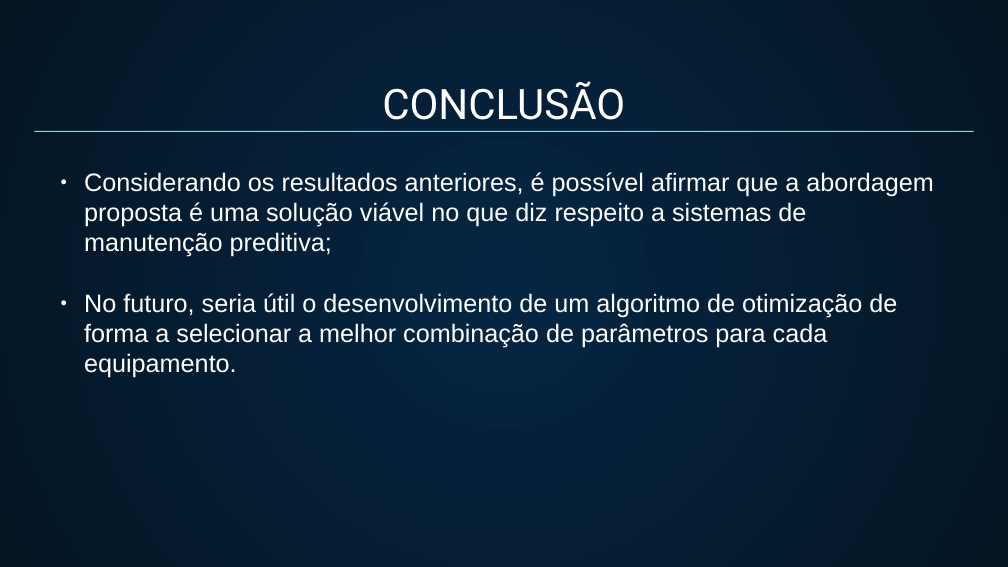
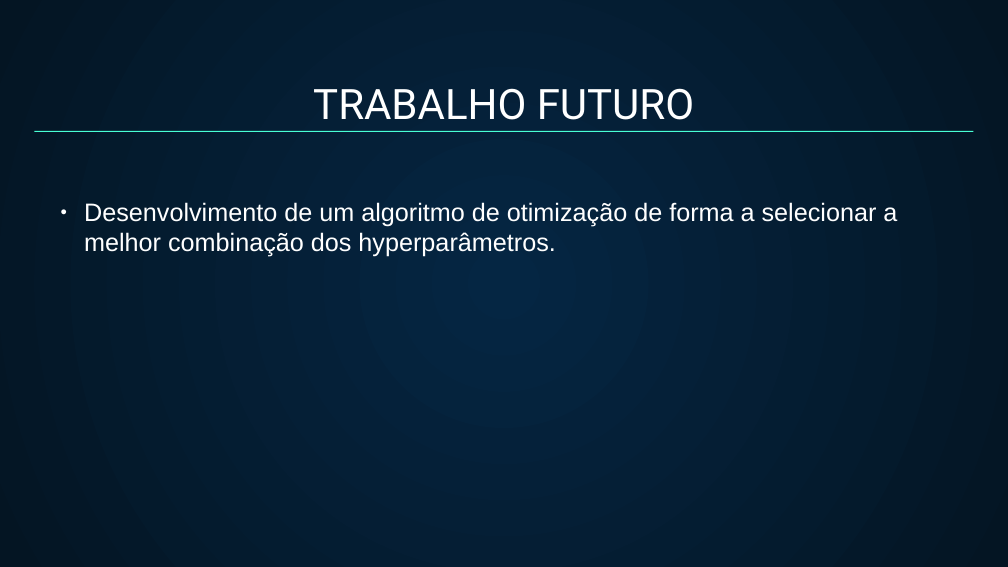
Before and after one commit to DanielCoelho112/master_thesis_document, a slide deck: slide 27 of defesa_tese/presentation.pptx (slide 24 before the commit). Drawn at 1008x567 pixels with LibreOffice and Linux fonts; fonts in the diff are those of the drawing. Boxes give left, top, right and bottom in pixels: in the first picture for what was removed or moved away, otherwise in the second. Text is boxed around its words. In the diff, an @@ line names an element or a change of style, - is before the commit and + after.

```diff
--- a/defesa_tese/presentation.pptx
+++ b/defesa_tese/presentation.pptx
@@ text at [313, 88, 694, 120]: text changed @@
-CONCLUSÃO
+TRABALHO FUTURO
@@ text at [84, 202, 897, 257]: text changed @@
-● Considerando os resultados anteriores, é possível afirmar que a abordagem proposta é uma solução viável no que diz respeito a sistemas de manutenção preditiva;
-● No futuro, seria útil o desenvolvimento de um algoritmo de otimização de forma a selecionar a melhor combinação de parâmetros para cada equipamento.
+● Desenvolvimento de um algoritmo de otimização de forma a selecionar a melhor combinação dos hyperparâmetros.
```
Also in this commit, not shown: 12 other slides changed, 8 slides added, 5 slides removed, 2 other files.
